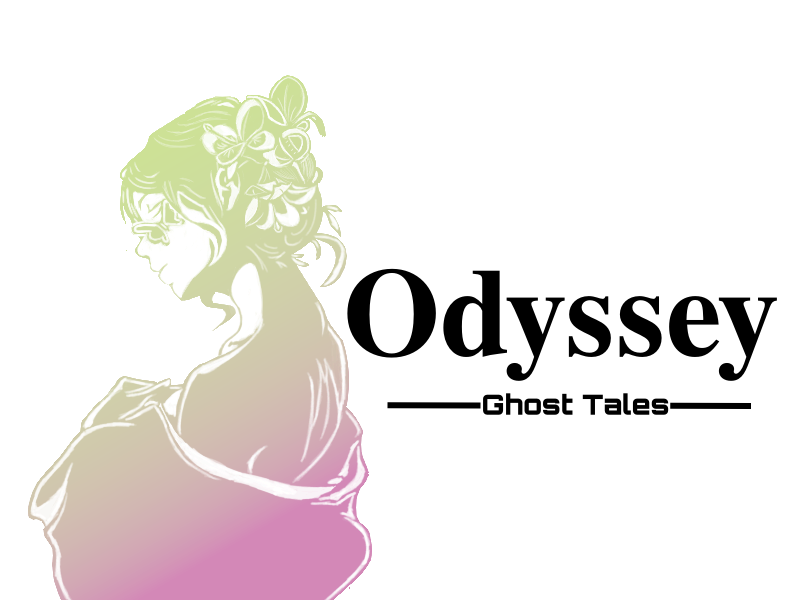
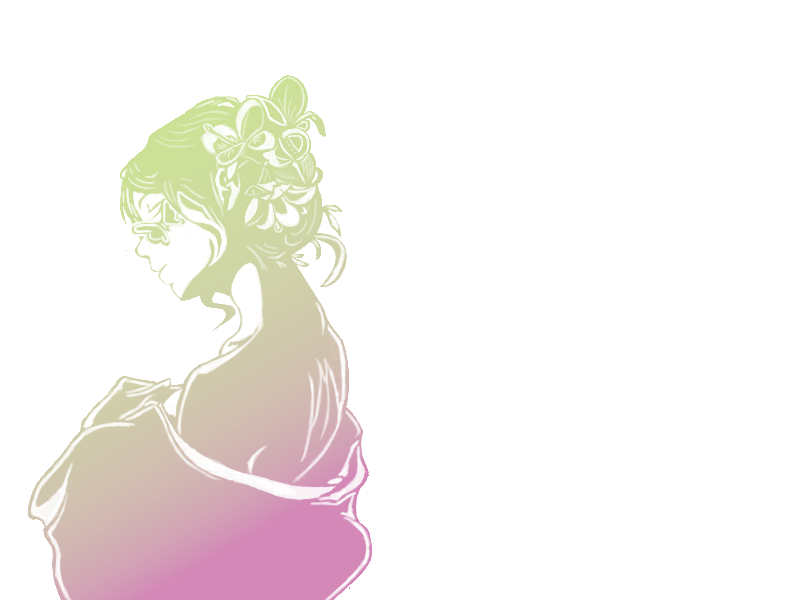
The second 800x600 image is a revision of the first. Changes to its layers:
hid "Paint Layer 2" over bbox(347, 268, 777, 415)
painted on "Color" over bbox(347, 268, 512, 415)